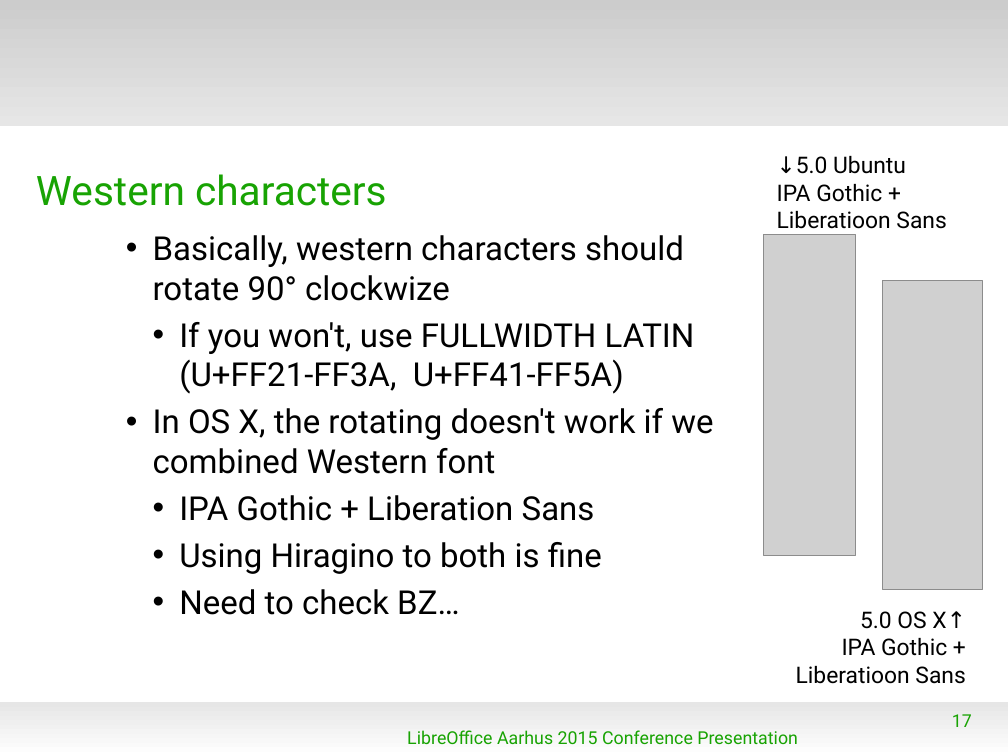
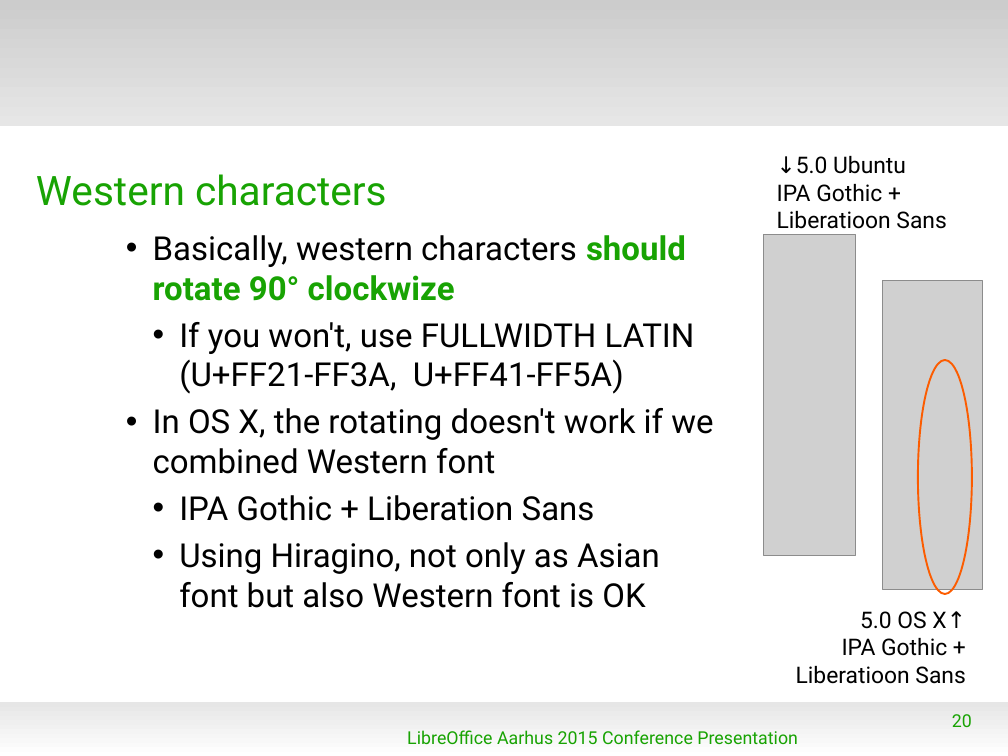
Before and after one commit to naruoga/KantoLibreOffice, a slide deck: slide 20 of others/LibOConf2015_Vertical_Writing_or_Japanese.odp (slide 17 before the commit). Drawn at 1008x756 pixels with LibreOffice and Linux fonts; fonts in the diff are those of the drawing; grey boxes stand for pictures; background and template pictures are left out. Boxes give left, top, right and bottom in pixels: in the first picture for what was removed or moved away, otherwise in the second. Text is boxed around its words. In the diff, an @@ line names an element or a change of style, - is before the commit and + after.

```diff
--- a/others/LibOConf2015_Vertical_Writing_or_Japanese.odp
+++ b/others/LibOConf2015_Vertical_Writing_or_Japanese.odp
@@ text at (x1=153, y1=235, x2=686, y2=301): text colour #000000 to #18A303, bold on in "should rotate 90° clockwize" @@
@@ ellipse added at (x1=918, y1=360, x2=972, y2=595), outline #FC5C00 1.5 pt @@
@@ text at (x1=179, y1=542, x2=660, y2=608): text changed @@
-  • Using Hiragino to both is fine
-  • Need to check BZ…
+  • Using Hiragino, not only as Asian font but also Western font is OK
@@ page number at (x1=952, y1=714, x2=972, y2=727): text changed @@
-17
+20
```
Also in this commit, not shown: 6 other slides changed, 3 slides added.
